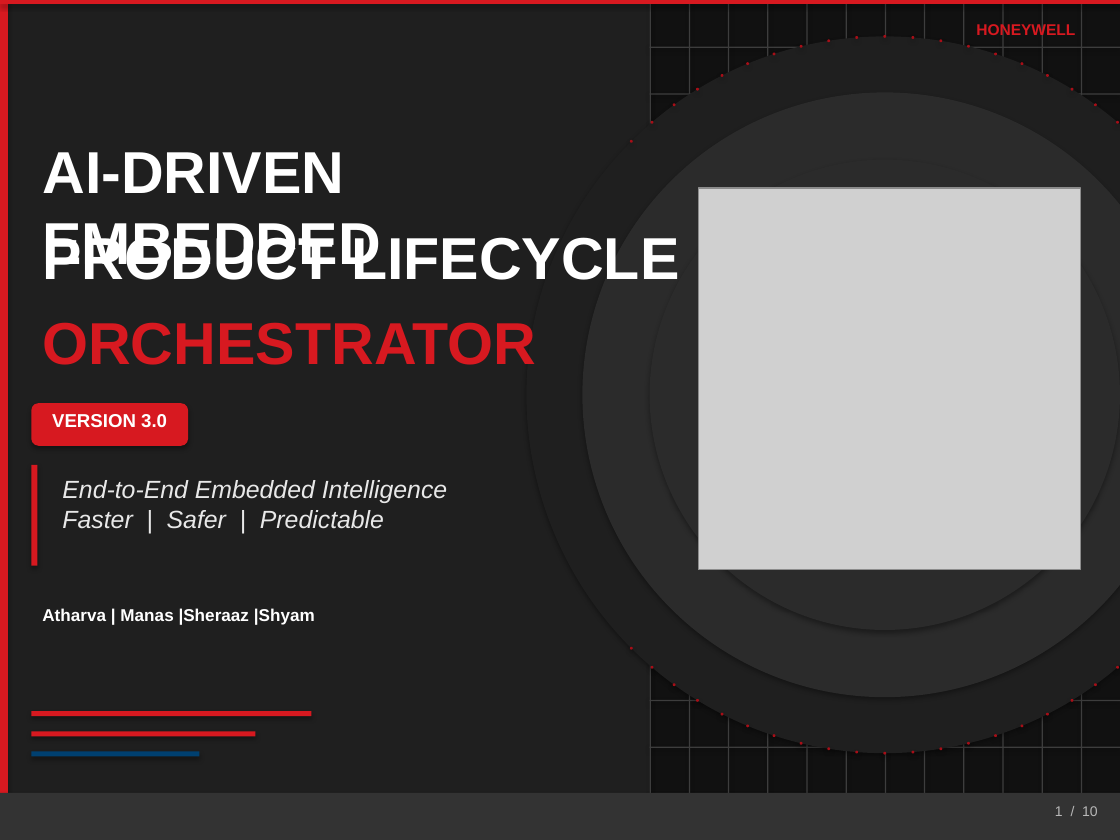
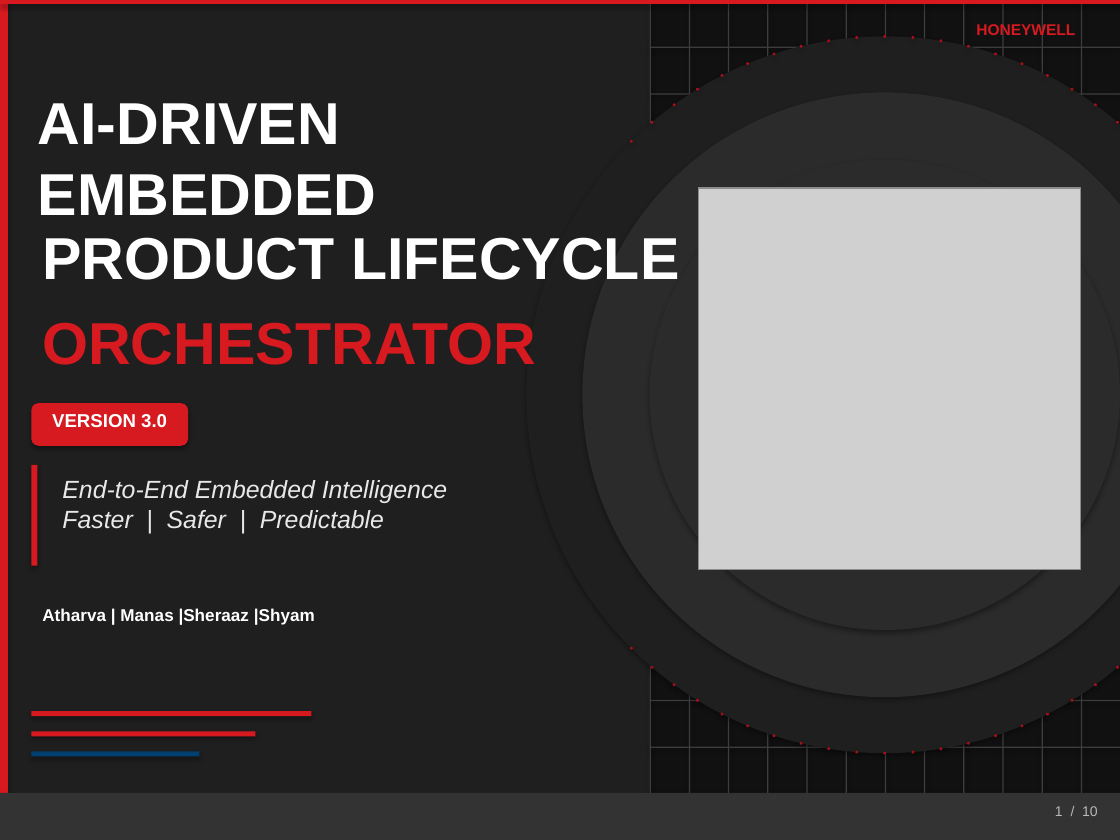
Before and after one commit to shyamnexus/HON_PPT, a slide deck: slide 1 of AI-Driven Embedded Product Lifecycle OrchestratorV5.pptx. Drawn at 1120x840 pixels with LibreOffice and Linux fonts; fonts in the diff are those of the drawing; grey boxes stand for pictures. Boxes give left, top, right and bottom in pixels: in the first picture for what was removed or moved away, otherwise in the second. Text is boxed around its words. In the diff, an @@ line names an element or a change of style, - is before the commit and + after.

```diff
--- a/AI-Driven Embedded Product Lifecycle OrchestratorV5.pptx
+++ b/AI-Driven Embedded Product Lifecycle OrchestratorV5.pptx
@@ text "AI-DRIVEN EMBEDDED" rewrapped from box(42, 152, 380, 275) to box(38, 103, 376, 215) @@
```
Also in this commit, not shown: 1 other slide changed, 1 slide added.
